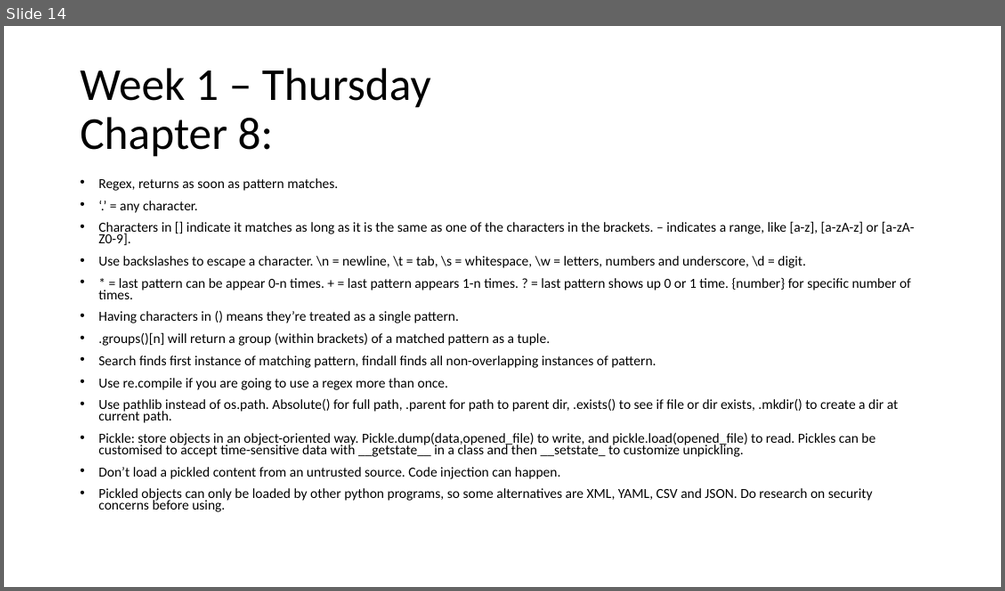
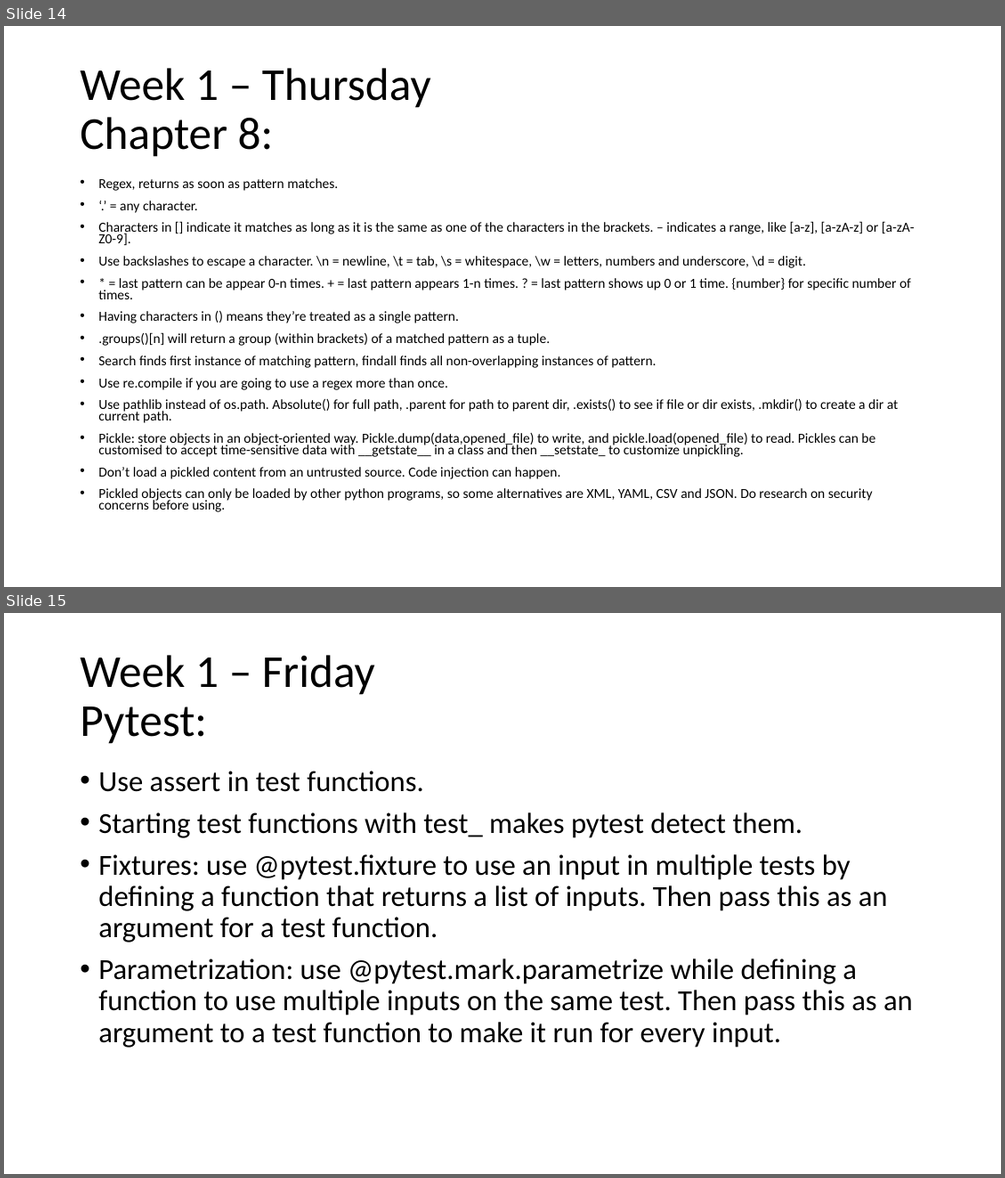
Before and after one commit to lamersfa/Python-Training-wk2226, a slide deck: Information learned during Python training.pptx. Shown one above the other, each under a label of ours: slide 14 before the commit, slides 14 and 15 after it. The pictures are 1005x591 and 1005x1178 pixels, drawn with LibreOffice and Linux fonts; fonts in the diff are those of the drawing. Boxes give left, top, right and bottom in pixels: in the first picture for what was removed or moved away, otherwise in the second. Text is boxed around its words. In the diff, an @@ line names an element or a change of style, - is before the commit and + after.

```diff
--- a/Information learned during Python training.pptx
+++ b/Information learned during Python training.pptx
@@ slide 15 added at (4, 613, 1001, 1174), background #FFFFFF @@
@@ title added at (80, 655, 375, 744), 44 pt, text #000000 @@
+Week 1 – Friday
+Pytest:
@@ text added at (98, 771, 913, 1047), 28 pt, text #000000 @@
+• Use assert in test functions.
+• Starting test functions with test_ makes pytest detect them.
+• Fixtures: use @pytest.fixture to use an input in multiple tests by defining a function that returns a list of inputs. Then pass this as an argument for a test function.
+• Parametrization: use @pytest.mark.parametrize while defining a function to use multiple inputs on the same test. Then pass this as an argument to a test function to make it run for every input.
```
Also in this commit, not shown: 1 other slide added, 15 other files.
